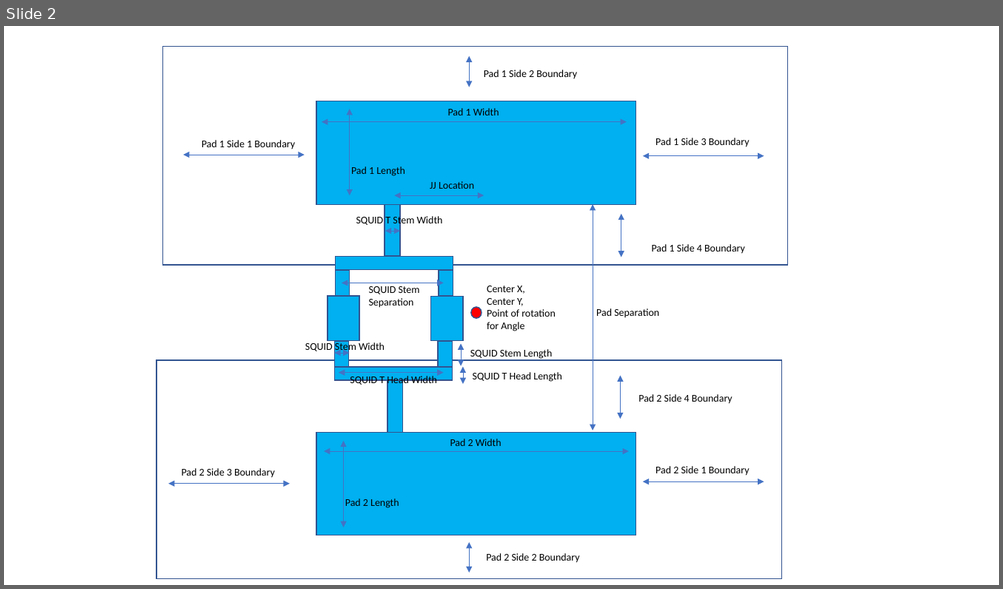
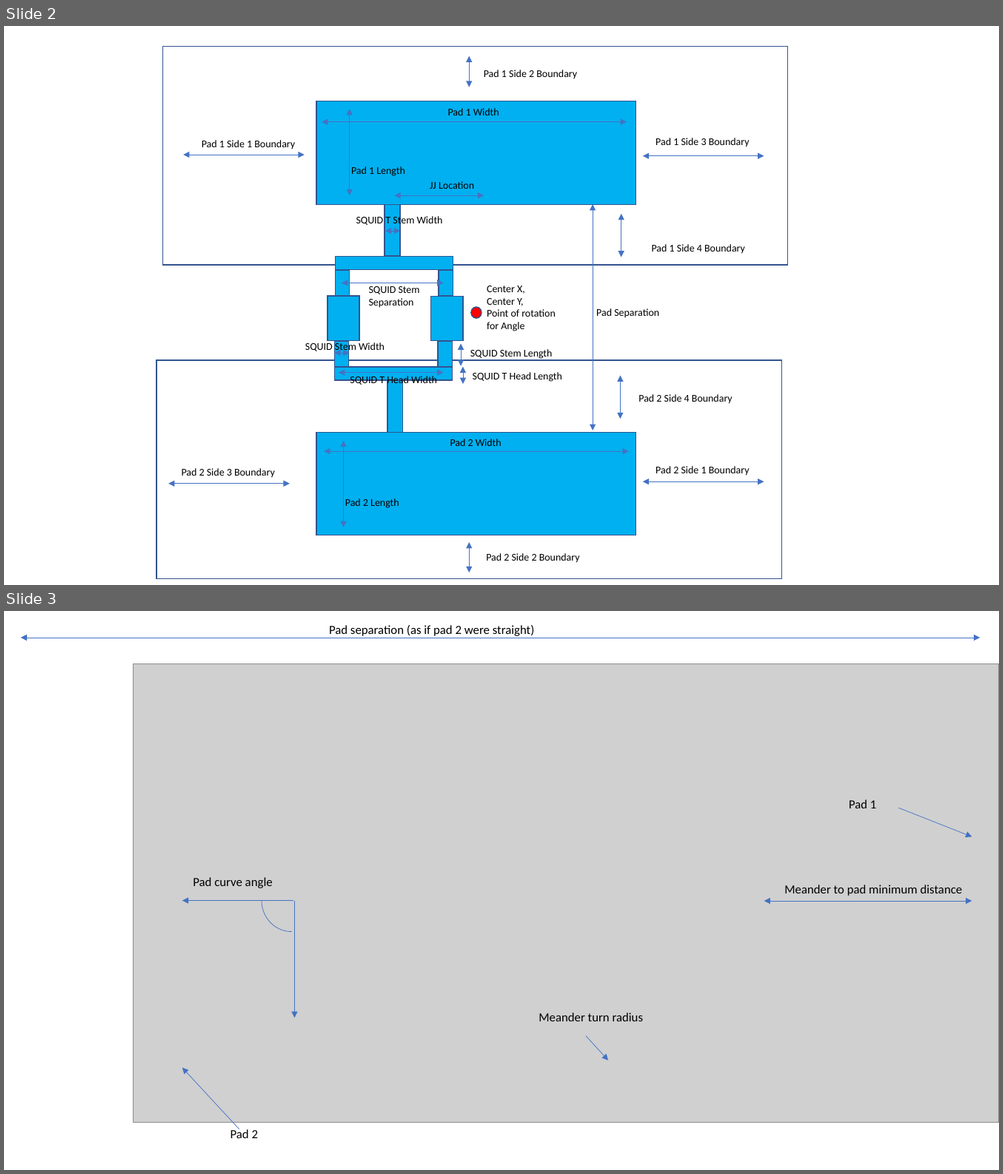
Before and after one commit to Borealis126/QSM, a slide deck: GeometryParameters.pptx. Shown one above the other, each under a label of ours: slide 2 before the commit, slides 2 and 3 after it. The pictures are 1003x589 and 1003x1174 pixels, drawn with LibreOffice and Linux fonts; fonts in the diff are those of the drawing; grey boxes stand for pictures. Boxes give left, top, right and bottom in pixels: in the first picture for what was removed or moved away, otherwise in the second. Text is boxed around its words. In the diff, an @@ line names an element or a change of style, - is before the commit and + after.

```diff
--- a/GeometryParameters.pptx
+++ b/GeometryParameters.pptx
@@ slide 3 added at (4, 611, 999, 1170), background #FFFFFF @@
@@ text added at (329, 625, 535, 636), 12 pt, text #000000 @@
+Pad separation (as if pad 2 were straight)
@@ double arrow added from (20, 638) to (980, 638), #4472C4 0.5 pt @@
@@ picture added at (134, 664, 999, 1123) @@
@@ text added at (848, 800, 876, 809), 12 pt, text #000000 @@
+Pad 1
@@ arrow added from (899, 808) to (972, 837), #4472C4 0.5 pt @@
@@ arc (boxed as its full ellipse) added at (262, 870, 322, 932), outline #4472C4 0.5 pt @@
@@ text added at (193, 877, 273, 889), 12 pt, text #000000 @@
+Pad curve angle
@@ text added at (784, 885, 962, 896), 12 pt, text #000000 @@
+Meander to pad minimum distance
@@ arrow added from (293, 900) to (182, 900), #4472C4 0.5 pt @@
@@ arrow added from (294, 900) to (294, 1019), #4472C4 0.5 pt @@
@@ double arrow added from (763, 901) to (972, 901), #4472C4 0.5 pt @@
@@ text added at (538, 1013, 643, 1022), 12 pt, text #000000 @@
+Meander turn radius
@@ arrow added from (586, 1037) to (609, 1061), #4472C4 0.5 pt @@
@@ arrow added from (239, 1130) to (182, 1068), #4472C4 0.5 pt @@
@@ text added at (230, 1128, 258, 1139), 12 pt, text #000000 @@
+Pad 2
```
Also in this commit, not shown: 1 slide changed, 14 other files.
